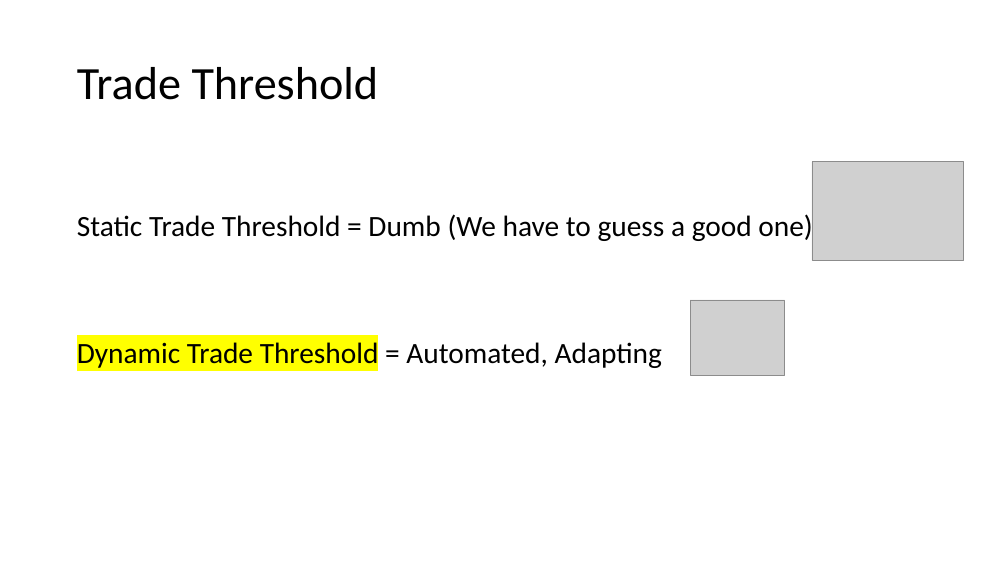
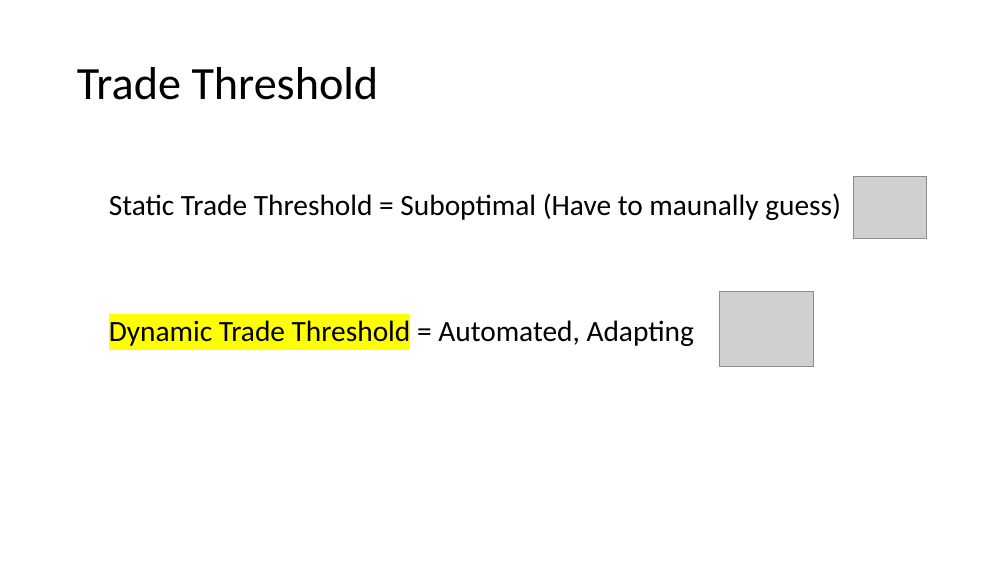
Before and after one commit to christy108/PATTERN_PROJECT_QUANT_WORKSHOP, a slide deck: slide 19 of Presentation/Presentation.pptx. Drawn at 1008x567 pixels with LibreOffice and Linux fonts; fonts in the diff are those of the drawing; grey boxes stand for pictures. Boxes give left, top, right and bottom in pixels: in the first picture for what was removed or moved away, otherwise in the second. Text is boxed around its words. In the diff, an @@ line names an element or a change of style, - is before the commit and + after.

```diff
--- a/Presentation/Presentation.pptx
+++ b/Presentation/Presentation.pptx
@@ picture removed at <box>812,162,964,260</box> @@
@@ picture added at <box>854,176,927,239</box> @@
@@ text "Static Trade Threshold = Suboptimal ...": place and size @@
-text "Static Trade Threshold = Suboptimal ..." at <box>77,214,812,370</box>
+text "Static Trade Threshold = Suboptimal ..." at <box>109,193,841,349</box>
@@ text at <box>109,193,841,220</box>: text changed @@
-Static Trade Threshold = Dumb (We have to guess a good one)
+Static Trade Threshold = Suboptimal (Have to maunally guess)
@@ picture: place and size @@
-picture at <box>690,300,785,376</box>
+picture at <box>719,291,814,367</box>
```
Also in this commit, not shown: 11 other slides changed, 17 slides added, 2 slides removed.
